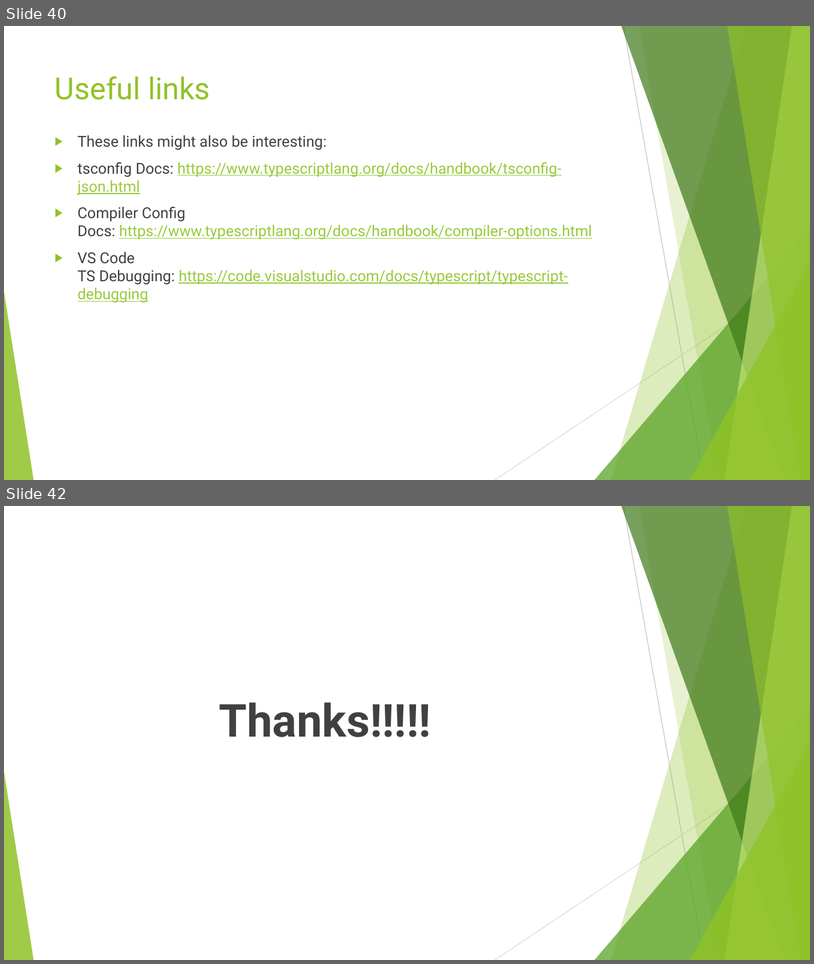
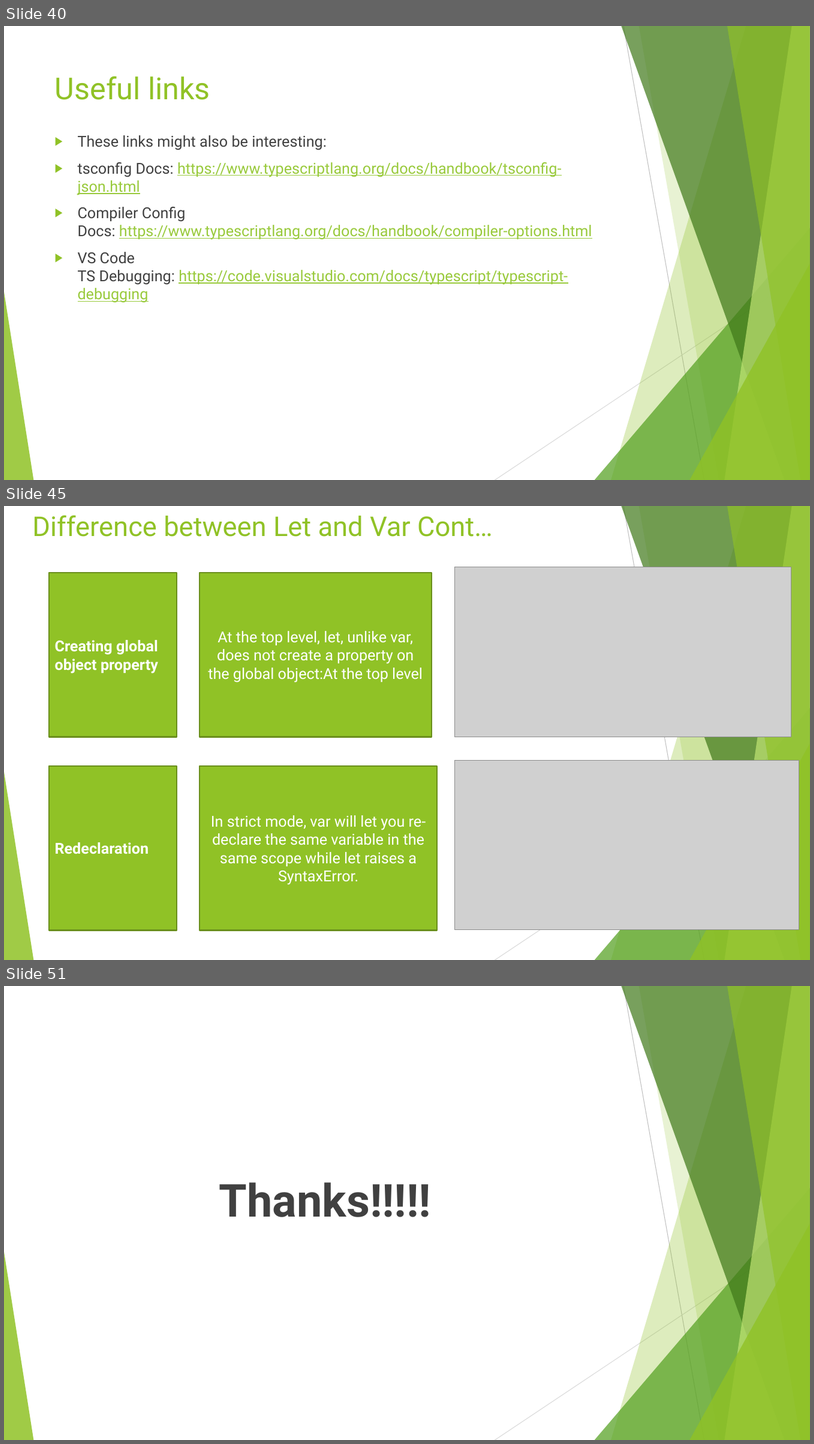
Before and after one commit to rudhrainfogain/TypeScript, a slide deck: PPT/TypeScriptv4.pptx. Shown one above the other, each under a label of ours: slides 40 and 42 before the commit, slides 40, 45 and 51 after it; the slides between them are not shown. The pictures are 814x964 and 814x1444 pixels, drawn with LibreOffice and Linux fonts; fonts in the diff are those of the drawing; grey boxes stand for pictures. Boxes give left, top, right and bottom in pixels: in the first picture for what was removed or moved away, otherwise in the second. Text is boxed around its words. In the diff, an @@ line names an element or a change of style, - is before the commit and + after.

```diff
--- a/PPT/TypeScriptv4.pptx
+++ b/PPT/TypeScriptv4.pptx
@@ slide 45 added at (4,506,810,960), background #FFFFFF; not listed: 10 template elements that a slide beside it also shows @@
@@ title added at (32,515,493,537), 32.4 pt, text #90C226 @@
+Difference between Let and Var Cont…
@@ rectangle added at (49,573,177,736), fill #90C226, outline #6B901C 1.5 pt, 18 pt, text #FFFFFF, bold @@
+Creating global object property
@@ rectangle added at (200,573,432,736), fill #90C226, outline #6B901C 1.5 pt, 18 pt, text #FFFFFF @@
+At the top level, let, unlike var, does not create a property on the global object:At the top level
@@ picture added at (455,567,791,736) @@
@@ rectangle added at (49,766,177,930), fill #90C226, outline #6B901C 1.5 pt, 18 pt, text #FFFFFF, bold @@
+Redeclaration
@@ rectangle added at (200,766,437,930), fill #90C226, outline #6B901C 1.5 pt, 18 pt, text #FFFFFF @@
+In strict mode, var will let you re-declare the same variable in the same scope while let raises a SyntaxError.
@@ picture added at (455,760,799,929) @@
@@ what was slide 42 is now slide 51 @@
```
Also in this commit, not shown: 3 slides changed, 8 other slides added, 4 other files.
